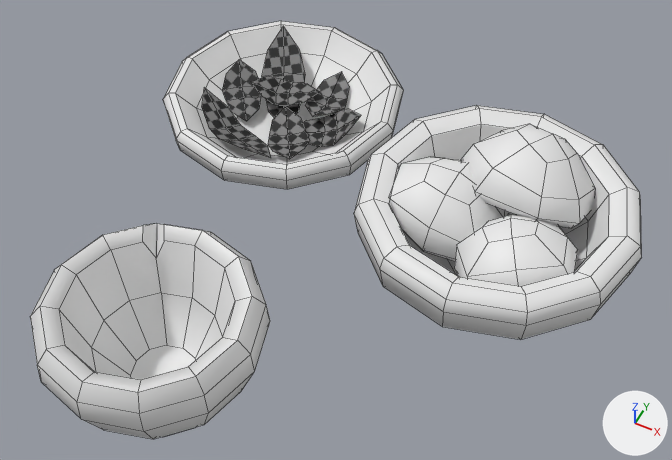
One commit to the Blender file Model/Bowls.blend: the scene before it, then after it.
Rendered twice from a camera (50 mm lens) standing at (2.06, -9.4, 11.35) and looking at (-2.08, -1.12, 1.0). Every picture has the same lights, and +X, +Y and +Z are marked at lower right. The picture after the commit comes second. Mesh edges are drawn as thin lines.

The scene before the commit, as lines of its bpy script (objects in view):
```python
me_bowl_ashape = bpy.data.meshes.new('Bowl_AShape')
me_bowl_ashape.from_pydata(...)  # 120 vertices, 110 faces; spans x -2.11..2.11, y -2.11..2.11, z 0.0..1.72
me_bowl_ashape.polygons.foreach_set('use_smooth', [True] * 110)
me_mushroomsshape = bpy.data.meshes.new('MushroomsShape')
me_mushroomsshape.from_pydata(...)  # 156 vertices, 148 faces; spans x -1.68..1.41, y -1.49..1.52, z -0.67..0.99
me_mushroomsshape.polygons.foreach_set('use_smooth', [True] * 148)
me_petalsshape = bpy.data.meshes.new('PetalsShape')
me_petalsshape.from_pydata(...)  # 84 vertices, 42 faces; spans x -1.44..1.33, y -1.65..1.23, z -0.37..0.38
me_petalsshape.polygons.foreach_set('use_smooth', [True] * 42)
me_petalsshape.materials.append(mat_base_003)
ob_bowl_a = bpy.data.objects.new('Bowl_A', me_bowl_ashape)
ob_bowl_a.location = (0.0, 0.0, 0.0)
_m = ob_bowl_a.modifiers.new('WeightedNormal', 'WEIGHTED_NORMAL')
_m.keep_sharp = True
ob_mushrooms = bpy.data.objects.new('Mushrooms', me_mushroomsshape)
ob_mushrooms.location = (0.0, 0.0, 1.27)
ob_petals = bpy.data.objects.new('Petals', me_petalsshape)
ob_petals.location = (-4.27, 1.6, 0.74)
# also in view: 'Bowl_C' at (-3.35, -3.99, 0.94); 'Bowl_B' at (-4.37, 1.42, 0.48)
```
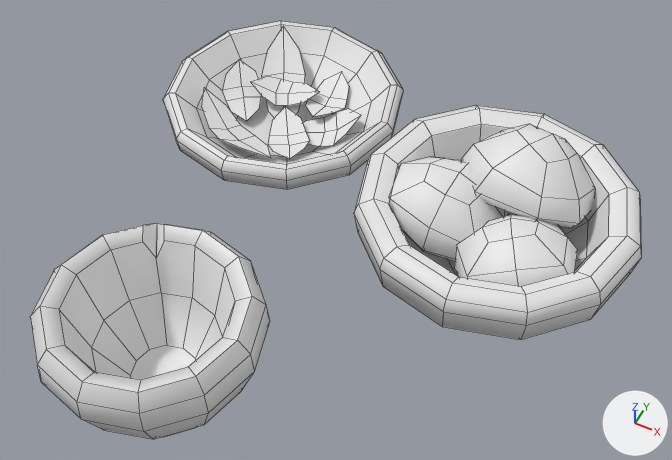
Pixel boxes [x1, y1, x2, y2] of what changed, in the pictures (672 x 460 px):
'Petals', recoloured (grey to white)
    both: [202, 26, 361, 159]

Edits to the bpy script that builds the scene:
```text
Change me_petalsshape:
    where me_petalsshape.from_pydata(...)  # 84 vertices, 42 faces; spans x -1.44..1.33, y -1.65..1.23, z -0.37..0.38
    remove me_petalsshape.materials.append(mat_base_003)
```
